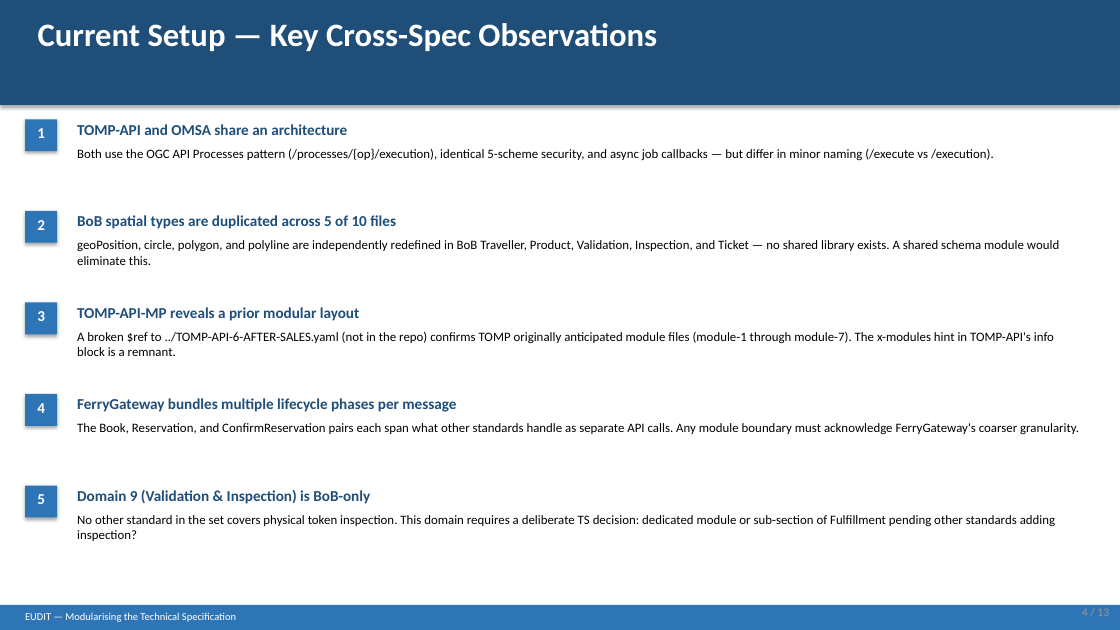
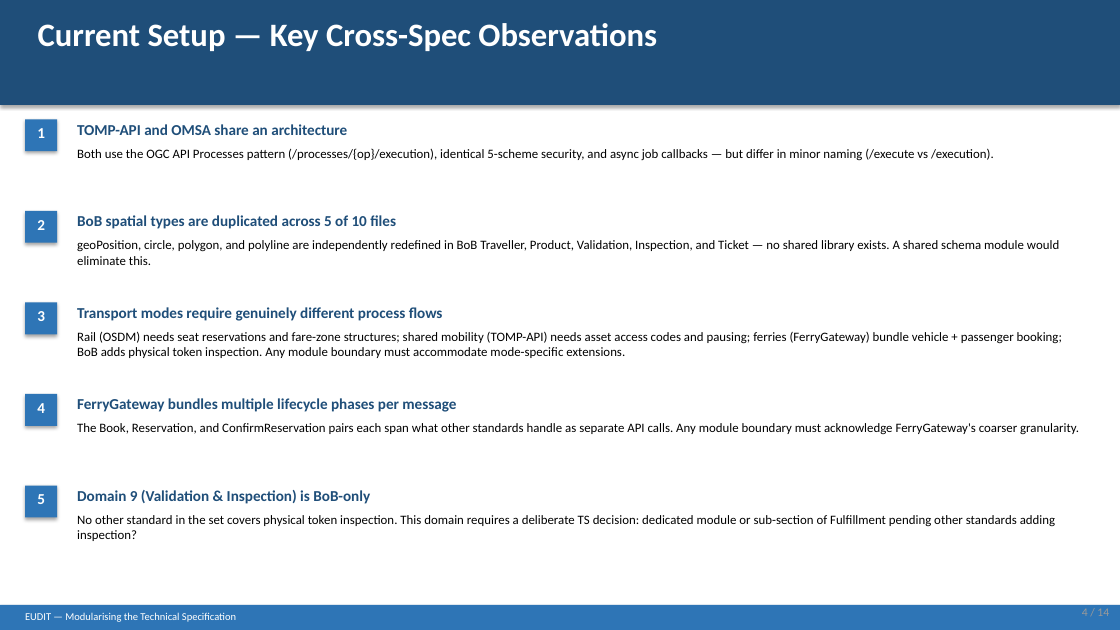
Before and after one commit to TransmodelEcosystem/EUDIT, a slide deck: slide 4 of wiki/modularization/modularization-options.pptx. Drawn at 1120x630 pixels with LibreOffice and Linux fonts; fonts in the diff are those of the drawing. Boxes give left, top, right and bottom in pixels: in the first picture for what was removed or moved away, otherwise in the second. Text is boxed around its words. In the diff, an @@ line names an element or a change of style, - is before the commit and + after.

Commit message:
Revise slide deck: add mode-specific extensions slide and diagrams, remove recommendation

```diff
--- a/wiki/modularization/modularization-options.pptx
+++ b/wiki/modularization/modularization-options.pptx
@@ text at [77, 307, 443, 321]: text changed @@
-TOMP-API-MP reveals a prior modular layout
+Transport modes require genuinely different process flows
@@ text at [77, 331, 1062, 358]: text changed @@
-A broken $ref to ../TOMP-API-6-AFTER-SALES.yaml (not in the repo) confirms TOMP originally anticipated module files (module-1 through module-7). The x-modules hint in TOMP-API's info block is a remnant.
+Rail (OSDM) needs seat reservations and fare-zone structures; shared mobility (TOMP-API) needs asset access codes and pausing; ferries (FerryGateway) bundle vehicle + passenger booking; BoB adds physical token inspection. Any module boundary must accommodate mode-specific extensions.
@@ text at [1082, 608, 1109, 616]: text changed @@
-4 / 13
+4 / 14
```
Also in this commit, not shown: 12 other slides changed, 1 slide added.
